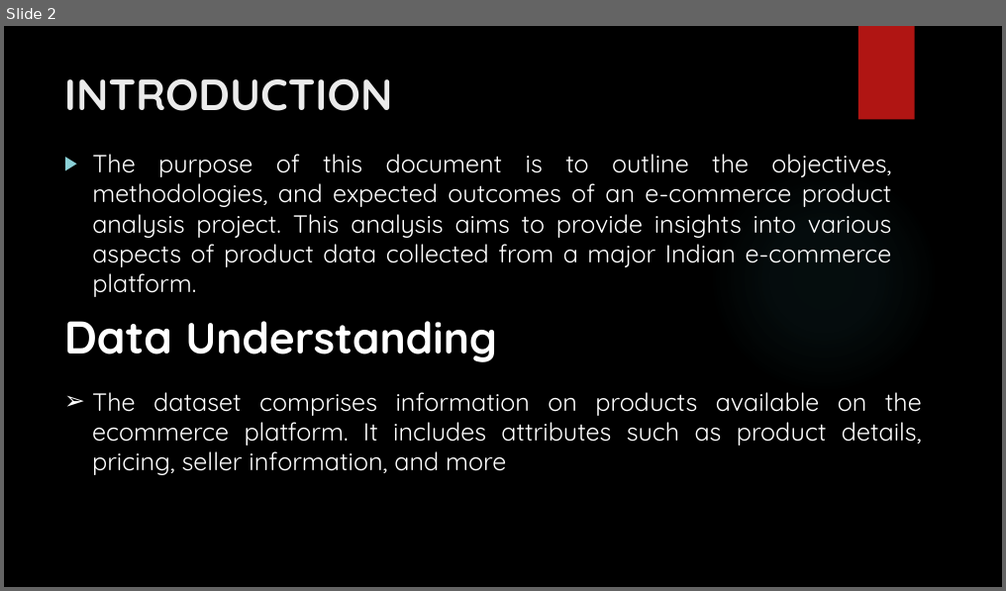
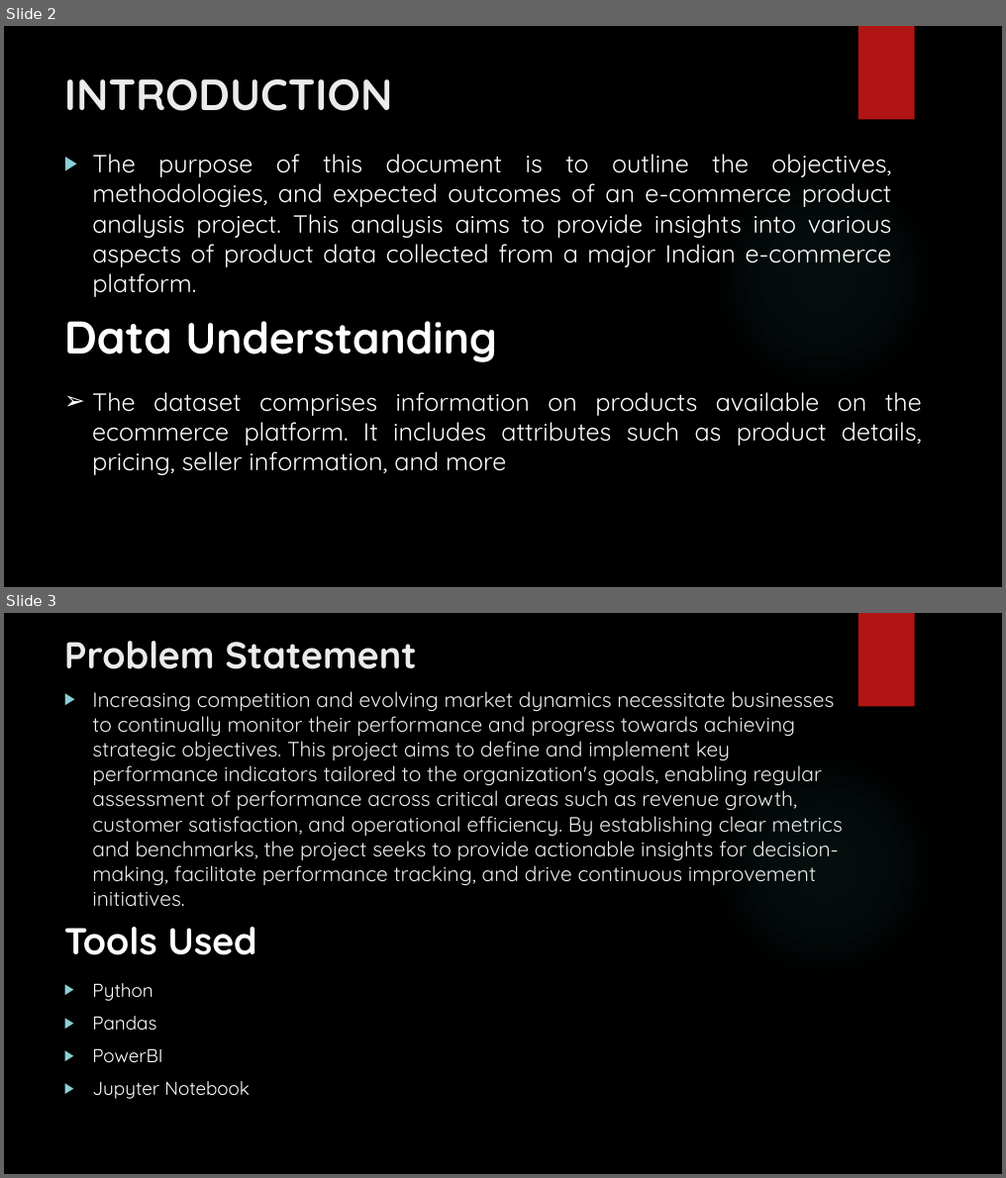
Before and after one commit to SG9822/E-Commerce-Analysis, a slide deck: E-COMMERCE ANALYSIS.pptx. Shown one above the other, each under a label of ours: slide 2 before the commit, slides 2 and 3 after it. The pictures are 1006x591 and 1006x1178 pixels, drawn with LibreOffice and Linux fonts; fonts in the diff are those of the drawing; background and template pictures are left out. Boxes give left, top, right and bottom in pixels: in the first picture for what was removed or moved away, otherwise in the second. Text is boxed around its words. In the diff, an @@ line names an element or a change of style, - is before the commit and + after.

```diff
--- a/E-COMMERCE ANALYSIS.pptx
+++ b/E-COMMERCE ANALYSIS.pptx
@@ slide 3 added at box(4, 613, 1002, 1174), background picture (left out); not listed: 2 template elements that a slide beside it also shows @@
@@ title added at box(64, 641, 417, 669), 36 pt, text #EBEBEB, bold @@
+Problem Statement
@@ text added at box(92, 691, 843, 906), 20 pt, text #ECECEC @@
+▶ Increasing competition and evolving market dynamics necessitate businesses to continually monitor their performance and progress towards achieving strategic objectives. This project aims to define and implement key performance indicators tailored to the organization's goals, enabling regular assessment of performance across critical areas such as revenue growth, customer satisfaction, and operational efficiency. By establishing clear metrics and benchmarks, the project seeks to provide actionable insights for decision-making, facilitate performance tracking, and drive continuous improvement initiatives.
@@ text added at box(64, 927, 256, 956), 36 pt, text #FFFFFF, bold @@
+Tools Used
@@ text added at box(92, 983, 250, 1099), 18 pt, text #FFFFFF @@
+▶ Python
+▶ Pandas
+▶ PowerBI
+▶ Jupyter Notebook
```
Also in this commit, not shown: 6 slides changed, 1 other slide added.
